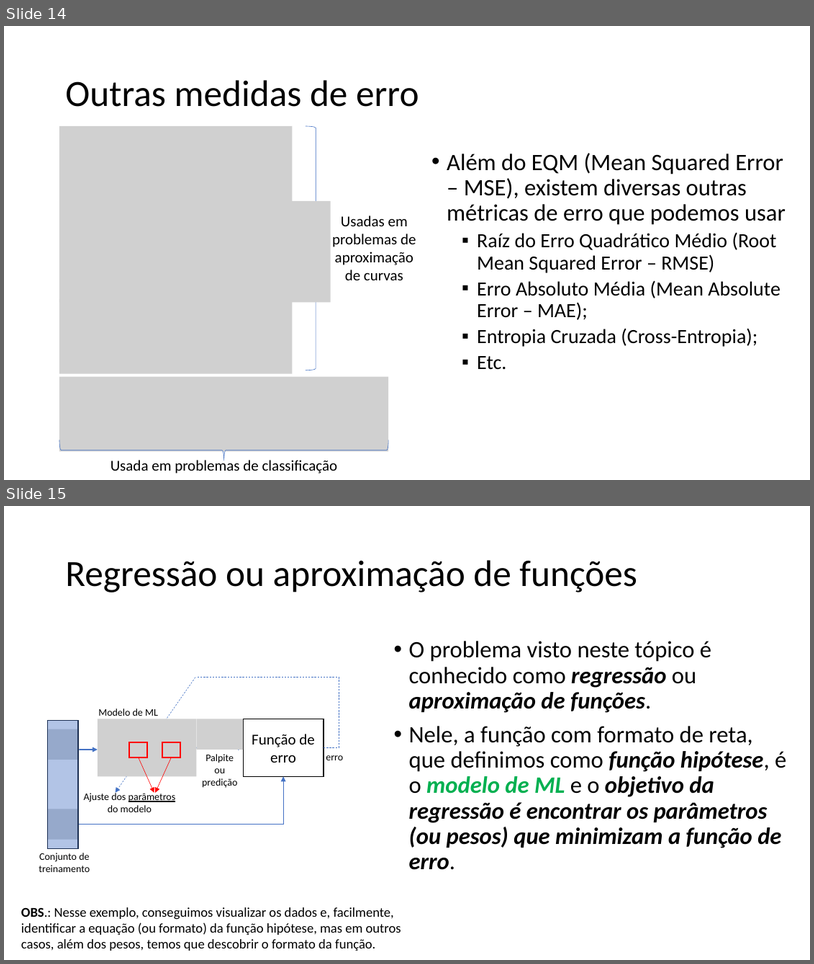
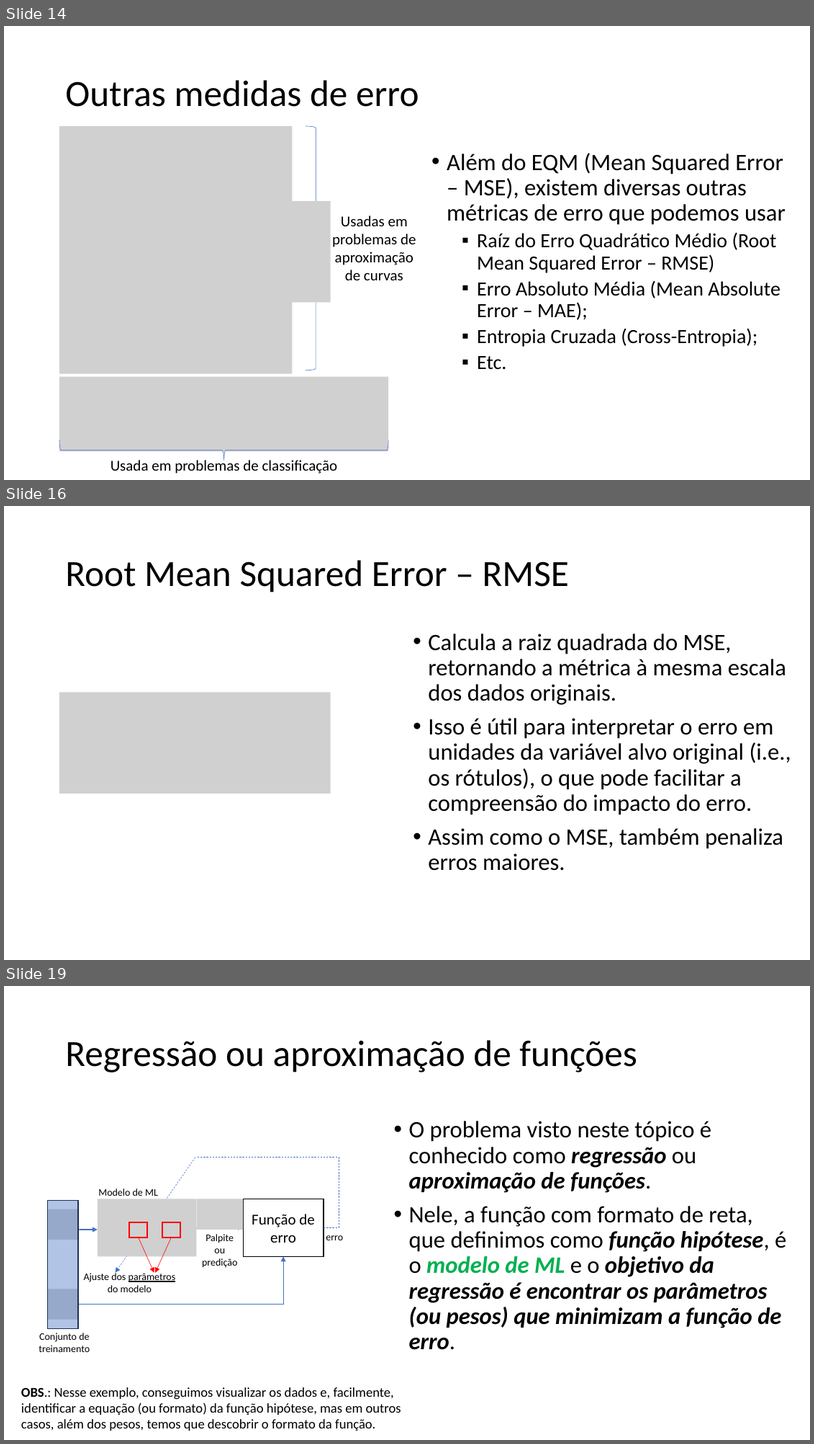
Before and after one commit to zz4fap/tp557-iot-ml, a slide deck: slides/TP557_5_Medindo_a_precisão_de_um_modelo_de_ML.pptx. Shown one above the other, each under a label of ours: slides 14 and 15 before the commit, slides 14, 16 and 19 after it; the slides between them are not shown. The pictures are 814x964 and 814x1444 pixels, drawn with LibreOffice and Linux fonts; fonts in the diff are those of the drawing; grey boxes stand for pictures. Boxes give left, top, right and bottom in pixels: in the first picture for what was removed or moved away, otherwise in the second. Text is boxed around its words. In the diff, an @@ line names an element or a change of style, - is before the commit and + after.

```diff
--- a/slides/TP557_5_Medindo_a_precisão_de_um_modelo_de_ML.pptx
+++ b/slides/TP557_5_Medindo_a_precisão_de_um_modelo_de_ML.pptx
@@ slide 16 added at [4, 506, 810, 960], background #FFFFFF @@
@@ title added at [65, 560, 569, 592], 44 pt, text #000000 @@
+Root Mean Squared Error – RMSE
@@ text added at [428, 633, 792, 870], 28 pt, text #000000 @@
+• Calcula a raiz quadrada do MSE, retornando a métrica à mesma escala dos dados originais.
+• Isso é útil para interpretar o erro em unidades da variável alvo original (i.e., os rótulos), o que pode facilitar a compreensão do impacto do erro.
+• Assim como o MSE, também penaliza erros maiores.
@@ picture added at [59, 692, 332, 793] @@
@@ what was slide 15 is now slide 19 @@
```
Also in this commit, not shown: 3 other slides added, 4 other files.
